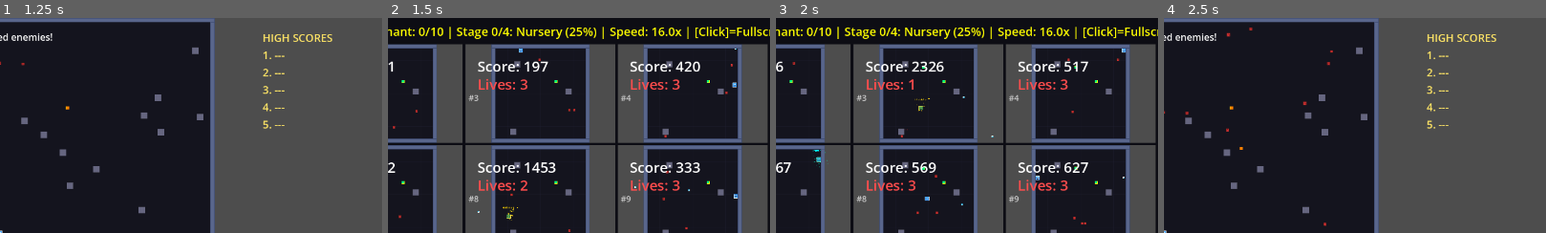
Above: before the commit, frames 1-4 (left to right).
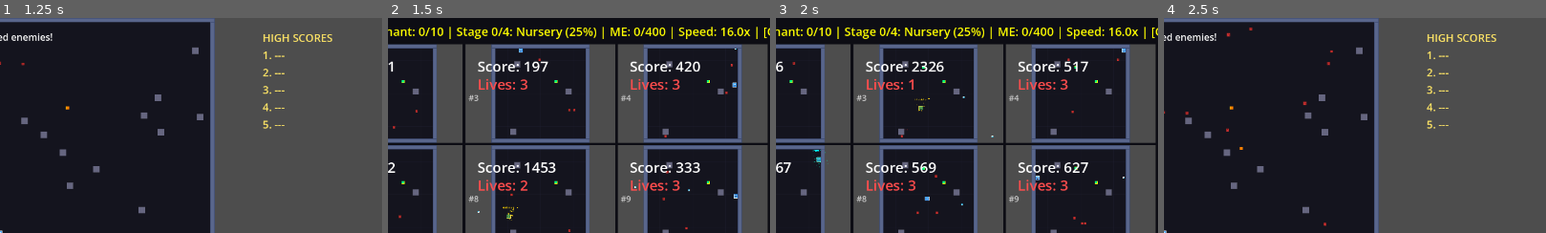
Above: after the commit, the same moments.

Repository: aryavolkan/evolve
Game: Godot game, scene res://main.tscn
Same seed, same stepped clock (60 frames per second), same inputs: the game is played once before the commit and once after it.
Inputs (mouse positions are % of the whole screen's width and height, from its top left):
- Up to frame 1 (1.25 s): tap Enter (ui_accept) at 0.5, 0.77 s; move the mouse to (72, 45) at 0.52 s; hold D (shoot_right) from 0.53 s (still down); hold T from 0.53 s (still down); click (72, 45) at 0.67 s; tap Shift at 0.8 s
- Up to frame 2 (1.5 s): move the mouse to (30, 55) at 1.27 s; release D (shoot_right) at 1.28 s; release T at 1.28 s; hold S (shoot_down) from 1.28 s (still down); tap Shift at 1.35 s
- Up to frame 3 (2 s): keep holding S (shoot_down); tap Enter (ui_accept) at 1.52 s; tap T at 1.55 s
- Up to frame 4 (2.5 s): move the mouse to (60, 28) at 2.02 s; release S (shoot_down) at 2.03 s; hold D (shoot_right) from 2.03 s (still down); hold T from 2.03 s (still down); tap Shift at 2.3 s
The pictures show only the part of the screen within x 50-100%, y 0-50%; the shares and areas given below are measured in that part.

Frame 1 is identical in both runs. In frame 2, 1.2% of the frame differs, in the area x 58-100%, y 4-10%; in frame 3, 1.2%; in frame 4, nothing differs.

Commit message:
feat: integrate MAP-Elites archive with training pipeline
Wire the MapElites quality-diversity archive into the training loop.
After each generation, behavioral descriptors (kill rate, collection
rate) are computed per individual and the best solution for each
behavioral niche is archived.

Changes to training_manager.gd:
- Add use_map_elites flag (default true, configurable via sweep config)
- Collect behavior stats (kills, powerups, survival_time) per eval
- Add _update_map_elites_archive() to insert solutions before evolve()
- Show archive occupancy in HUD, generation log, and W&B metrics
- Include MAP-Elites stats in get_stats() return

Co-Authored-By: Claude Opus 4.6 <noreply@anthropic.com>

Diff:
--- a/training_manager.gd
+++ b/training_manager.gd
@@ -38,6 +38,11 @@
 
 # NEAT topology evolution
 var use_neat: bool = false
+
+# MAP-Elites quality-diversity archive
+var use_map_elites: bool = true
+var map_elites_archive: MapElites = null
+var behavior_accumulator: Dictionary = {}  # {individual_index: [{kills, powerups_collected, survival_time}, ...per seed]}
 
 # Pre-generated events for each seed (all individuals see same scenarios)
 var generation_events_by_seed: Array = []  # [{obstacles, enemy_spawns, powerup_spawns}, ...]
@@ -292,6 +297,10 @@
 	use_nsga2 = bool(_sweep_config.get("use_nsga2", false))
 	fitness_accumulator.clear()
 	objective_accumulator.clear()
+	behavior_accumulator.clear()
+	use_map_elites = bool(_sweep_config.get("use_map_elites", use_map_elites))
+	if use_map_elites:
+		map_elites_archive = MapElites.new(int(_sweep_config.get("map_elites_grid_size", 20)))
 	Engine.time_scale = time_scale
 
 	# Clear metric history
@@ -735,6 +744,16 @@
 			if not objective_accumulator.has(eval.index):
 				objective_accumulator[eval.index] = []
 			objective_accumulator[eval.index].append(Vector3(survival_score, kill_score, powerup_score))
+
+			# Collect behavior stats for MAP-Elites
+			if use_map_elites:
+				if not behavior_accumulator.has(eval.index):
+					behavior_accumulator[eval.index] = []
+				behavior_accumulator[eval.index].append({
+					"kills": eval.scene.kills,
+					"powerups_collected": eval.scene.powerups_collected,
+					"survival_time": eval.scene.survival_time,
+				})
 
 			# Accumulate stats for this generation (across all seeds)
 			generation_total_kill_score += kill_score
@@ -774,6 +793,10 @@
 					avg_fitness /= scores.size()
 					evolution.set_fitness(idx, avg_fitness)
 
+			# Add to MAP-Elites archive before evolve() mutates the population
+			if use_map_elites and map_elites_archive:
+				_update_map_elites_archive()
+
 			# Debug: print fitness distribution before evolving
 			var stats = evolution.get_stats()
 			print("Gen %d complete: min=%.0f avg=%.0f max=%.0f best_ever=%.0f" % [
@@ -787,6 +810,7 @@
 			current_eval_seed = 0
 			fitness_accumulator.clear()
 			objective_accumulator.clear()
+			behavior_accumulator.clear()
 			evaluated_count = 0
 			next_individual = 0
 
@@ -843,7 +867,11 @@
 			var evo_stats = evolution.get_stats()
 			neat_text = " | NEAT (Sp: %d, Ct: %.1f)" % [evo_stats.species_count, evo_stats.compatibility_threshold]
 
-		stats_label.text = "Gen %d (%s) | Progress: %d/%d | Best: %.0f | All-time: %.0f | Stagnant: %d/%d%s%s%s | Speed: %.1fx | %s" % [
+		var me_text = ""
+		if use_map_elites and map_elites_archive:
+			me_text = " | ME: %d/%d" % [map_elites_archive.get_occupied_count(), map_elites_archive.grid_size * map_elites_archive.grid_size]
+
+		stats_label.text = "Gen %d (%s) | Progress: %d/%d | Best: %.0f | All-time: %.0f | Stagnant: %d/%d%s%s%s%s | Speed: %.1fx | %s" % [
 			generation,
 			seed_info,
 			evaluated_count,
@@ -855,6 +883,7 @@
 			curriculum_text,
 			nsga2_text,
 			neat_text,
+			me_text,
 			time_scale,
 			controls_hint
 		]
@@ -912,8 +941,11 @@
 	var neat_info = ""
 	if use_neat and evolution:
 		neat_info = " | Sp: %d" % evolution.get_species_count()
-	print("Gen %3d | Best: %6.1f | Avg: %6.1f | Kill$: %.0f | Pwr$: %.0f | Stagnant: %d/%d%s%s" % [
-		gen, best, avg, avg_kill_score, avg_powerup_score, generations_without_improvement, stagnation_limit, curriculum_info, neat_info
+	var me_info = ""
+	if use_map_elites and map_elites_archive:
+		me_info = " | ME: %d (%.0f%%)" % [map_elites_archive.get_occupied_count(), map_elites_archive.get_coverage() * 100]
+	print("Gen %3d | Best: %6.1f | Avg: %6.1f | Kill$: %.0f | Pwr$: %.0f | Stagnant: %d/%d%s%s%s" % [
+		gen, best, avg, avg_kill_score, avg_powerup_score, generations_without_improvement, stagnation_limit, curriculum_info, neat_info, me_info
 	])
 
 	# Check curriculum advancement (before saving so metrics include new stage)
@@ -930,6 +962,48 @@
 	if generations_without_improvement >= stagnation_limit:
 		print("Early stopping: No improvement for %d generations" % stagnation_limit)
 		show_training_complete("Early stopping: No improvement for %d generations" % stagnation_limit)
+
+
+func _update_map_elites_archive() -> void:
+	## Add current generation's individuals to the MAP-Elites archive.
+	## Called after fitness is set but before evolve() mutates the population.
+	for idx in population_size:
+		var beh_list: Array = behavior_accumulator.get(idx, [])
+		if beh_list.is_empty():
+			continue
+		# Average behavior stats across seeds
+		var avg_kills: float = 0.0
+		var avg_powerups: float = 0.0
+		var avg_survival: float = 0.0
+		for s in beh_list:
+			avg_kills += s.kills
+			avg_powerups += s.powerups_collected
+			avg_survival += s.survival_time
+		avg_kills /= beh_list.size()
+		avg_powerups /= beh_list.size()
+		avg_survival /= beh_list.size()
+
+		var behavior: Vector2 = MapElites.calculate_behavior({
+			"kills": avg_kills,
+			"powerups_collected": avg_powerups,
+			"survival_time": avg_survival,
+		})
+
+		# Average fitness across seeds
+		var fit_list: Array = fitness_accumulator.get(idx, [0.0])
+		var avg_fitness: float = 0.0
+		for f in fit_list:
+			avg_fitness += f
+		avg_fitness /= fit_list.size()
+
+		# Clone the solution before evolution mutates it
+		var solution
+		if use_neat:
+			solution = evolution.get_individual(idx).copy()
+		else:
+			solution = evolution.get_individual(idx).clone()
+
+		map_elites_archive.add(solution, behavior, avg_fitness)
 
 
 func _write_metrics_for_wandb() -> void:
@@ -956,6 +1030,10 @@
 		"use_neat": use_neat,
 		"neat_species_count": evolution.get_stats().species_count if evolution and use_neat else 0,
 		"neat_compatibility_threshold": evolution.get_stats().compatibility_threshold if evolution and use_neat else 0.0,
+		"use_map_elites": use_map_elites,
+		"map_elites_occupied": map_elites_archive.get_occupied_count() if map_elites_archive else 0,
+		"map_elites_coverage": map_elites_archive.get_coverage() if map_elites_archive else 0.0,
+		"map_elites_best": map_elites_archive.get_best_fitness() if map_elites_archive else 0.0,
 	}
 
 	# Use worker-specific metrics file if worker ID is set
@@ -1196,7 +1274,10 @@
 		"stagnation_limit": stagnation_limit,
 		"curriculum_stage": curriculum_stage,
 		"curriculum_label": get_curriculum_label(),
-		"use_neat": use_neat
+		"use_neat": use_neat,
+		"use_map_elites": use_map_elites,
+		"map_elites_occupied": map_elites_archive.get_occupied_count() if map_elites_archive else 0,
+		"map_elites_coverage": map_elites_archive.get_coverage() if map_elites_archive else 0.0,
 	}
 
 
